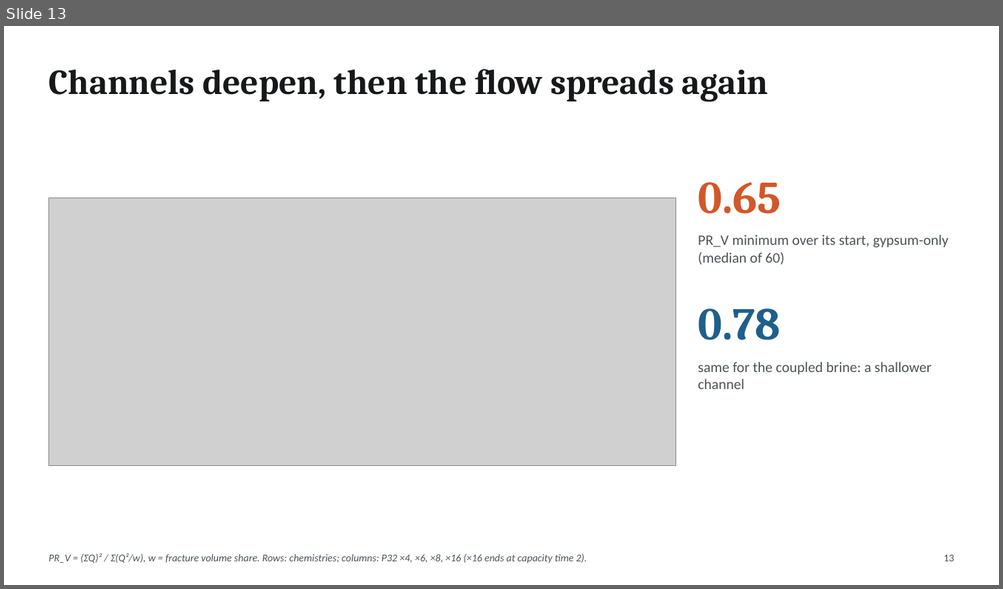
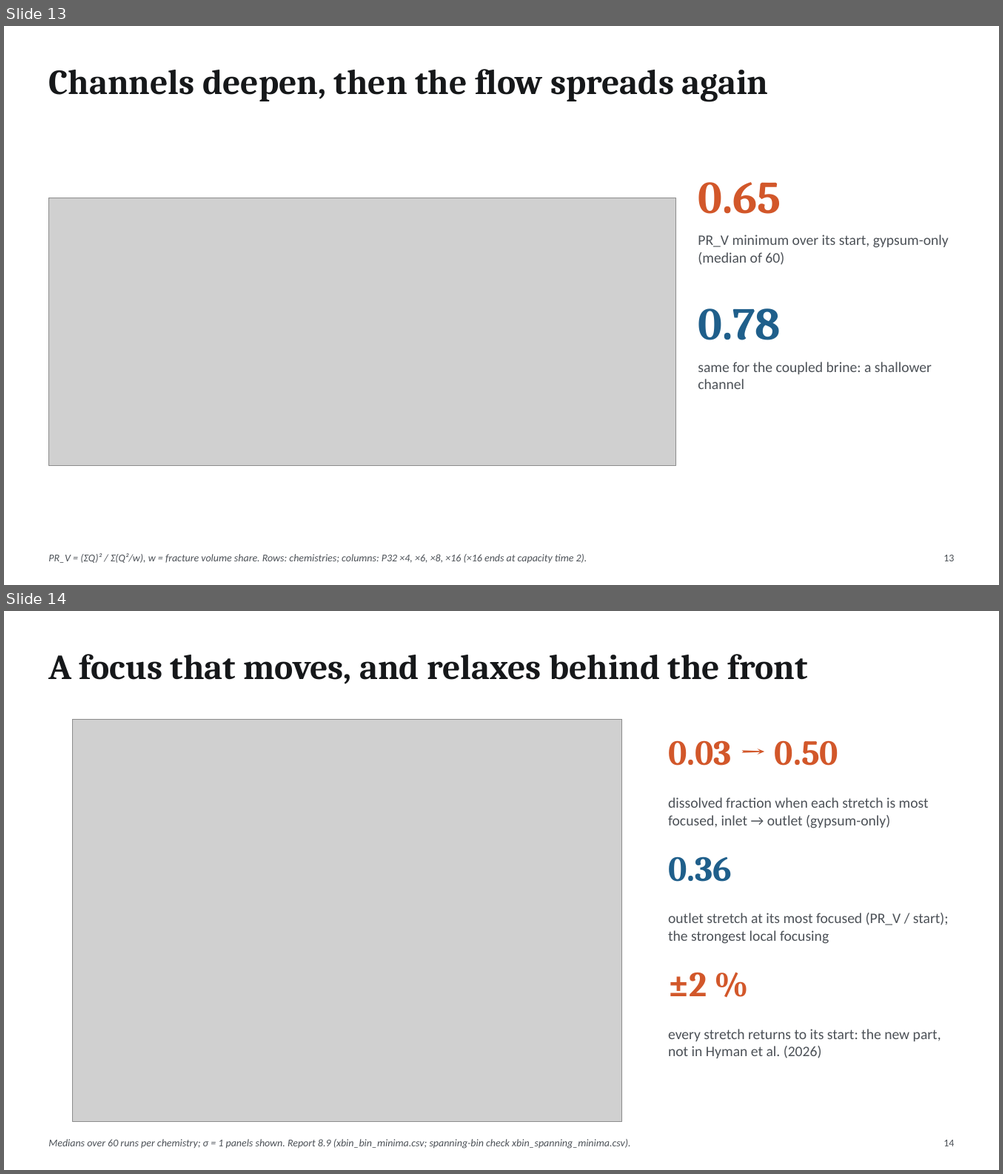
Before and after one commit to cr-sutton/BiGraFV_reactive_channelization, a slide deck: alpha_study/forsmark_reactive/deck/Forsmark_Reactive_Channels.pptx. Shown one above the other, each under a label of ours: slide 13 before the commit, slides 13 and 14 after it. The pictures are 1003x589 and 1003x1174 pixels, drawn with LibreOffice and Linux fonts; fonts in the diff are those of the drawing; grey boxes stand for pictures. Boxes give left, top, right and bottom in pixels: in the first picture for what was removed or moved away, otherwise in the second. Text is boxed around its words. In the diff, an @@ line names an element or a change of style, - is before the commit and + after.

```diff
--- a/alpha_study/forsmark_reactive/deck/Forsmark_Reactive_Channels.pptx
+++ b/alpha_study/forsmark_reactive/deck/Forsmark_Reactive_Channels.pptx
@@ slide 14 added at <box>4,611,999,1170</box>, background #FFFFFF @@
@@ text added at <box>48,654,808,684</box>, 34 pt, text #16181A, bold @@
+A focus that moves, and relaxes behind the front
@@ picture added at <box>73,719,622,1122</box> @@
@@ text added at <box>668,741,838,766</box>, 34 pt, text #D2572A, bold @@
+0.03 → 0.50
@@ text added at <box>668,797,928,829</box>, 14 pt, text #4C5157 @@
+dissolved fraction when each stretch is most focused, inlet → outlet (gypsum-only)
@@ text added at <box>668,857,731,882</box>, 34 pt, text #1F5F8B, bold @@
+0.36
@@ text added at <box>668,913,948,944</box>, 14 pt, text #4C5157 @@
+outlet stretch at its most focused (PR_V / start); the strongest local focusing
@@ text added at <box>668,972,706,997</box>, 34 pt, text #D2572A, bold @@
+±2 %
@@ text added at <box>668,1029,941,1059</box>, 14 pt, text #4C5157 @@
+every stretch returns to its start: the new part, not in Hyman et al. (2026)
@@ text added at <box>48,1139,631,1149</box>, 10 pt, text #4C5157, italic @@
+Medians over 60 runs per chemistry; σ = 1 panels shown. Report 8.9 (xbin_bin_minima.csv; spanning-bin check xbin_spanning_minima.csv).
@@ text added at <box>943,1140,953,1147</box>, 10 pt, text #4C5157 @@
+14
```
Also in this commit, not shown: 19 slides changed, 2 other slides added, 6 other files.
